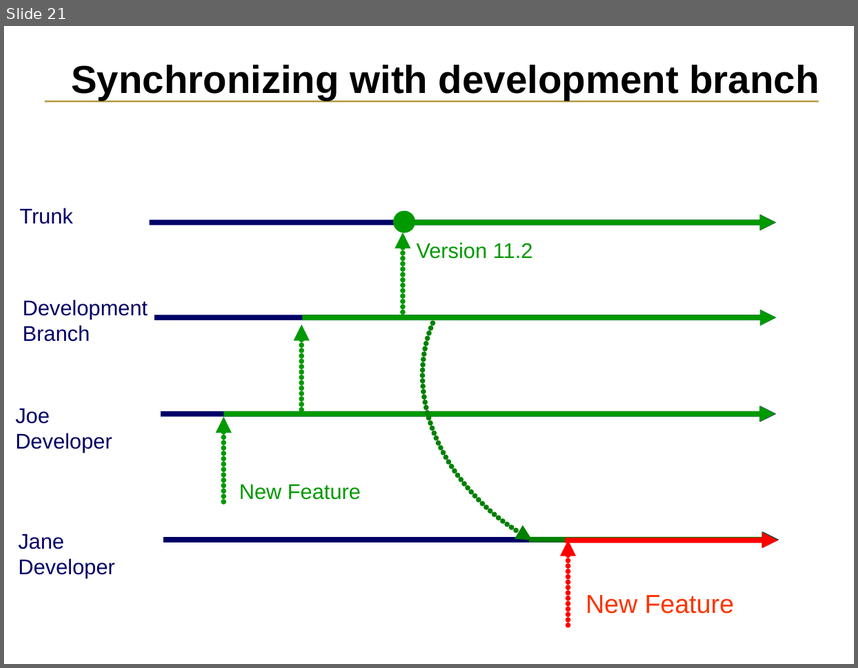
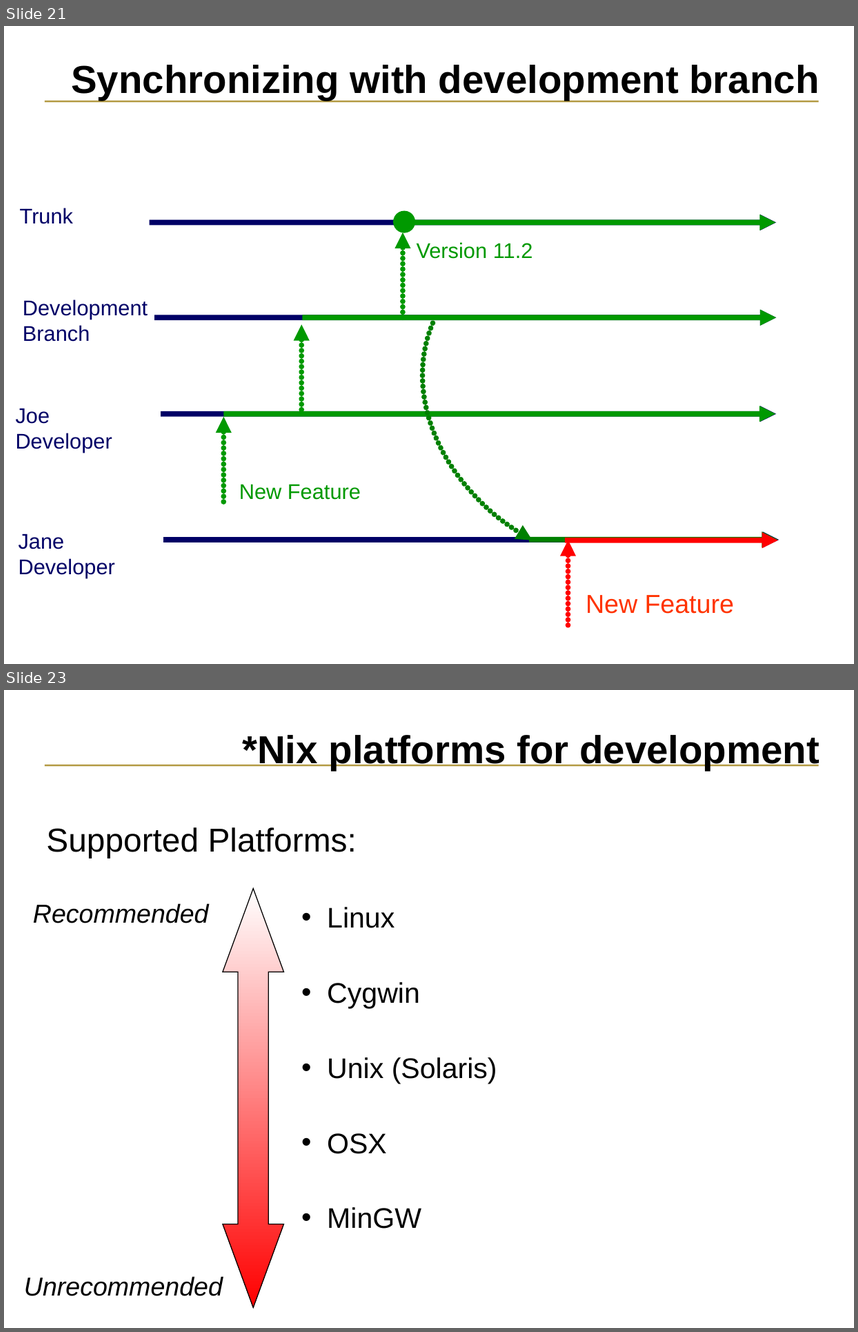
Before and after one commit to ESP-rCommunity/ESPrExtras, a slide deck: training/NRCan_course_materials/svn_tutorial/ESP-r_source_code.ppt. Shown one above the other, each under a label of ours: slide 21 before the commit, slides 21 and 23 after it; the slides between them are not shown. The pictures are 858x668 and 858x1332 pixels, drawn with LibreOffice and Linux fonts; fonts in the diff are those of the drawing. Boxes give left, top, right and bottom in pixels: in the first picture for what was removed or moved away, otherwise in the second. Text is boxed around its words. In the diff, an @@ line names an element or a change of style, - is before the commit and + after.

```diff
--- a/training/NRCan_course_materials/svn_tutorial/ESP-r_source_code.ppt
+++ b/training/NRCan_course_materials/svn_tutorial/ESP-r_source_code.ppt
@@ slide 23 added at <box>4,690,854,1328</box>, background #FFFFFF; not listed: 1 template element that a slide beside it also shows @@
@@ title added at <box>242,735,820,771</box>, 33 pt, text #000000, bold @@
+*Nix platforms for development
@@ text added at <box>46,827,497,1228</box>, 24 pt, text #000000 @@
+Supported Platforms:
+  • Linux
+  • Cygwin
+  • Unix (Solaris)
+  • OSX
+  • MinGW
@@ up down arrow added at <box>223,888,283,1307</box>, fill gradient #FFFFFF to #FF0000, outline #000000 0.74 pt @@
@@ text added at <box>33,903,209,923</box>, 22 pt, text #000000, italic @@
+Recommended
@@ text added at <box>24,1276,223,1296</box>, 22 pt, text #000000, italic @@
+Unrecommended
```
Also in this commit, not shown: 1 slide changed, 4 other slides added, 1 other file.
